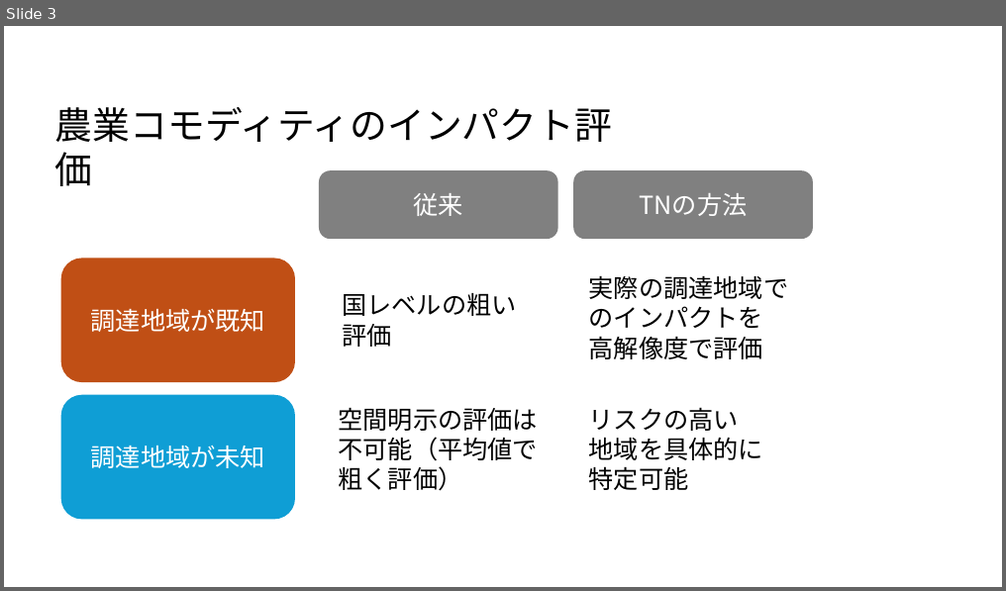
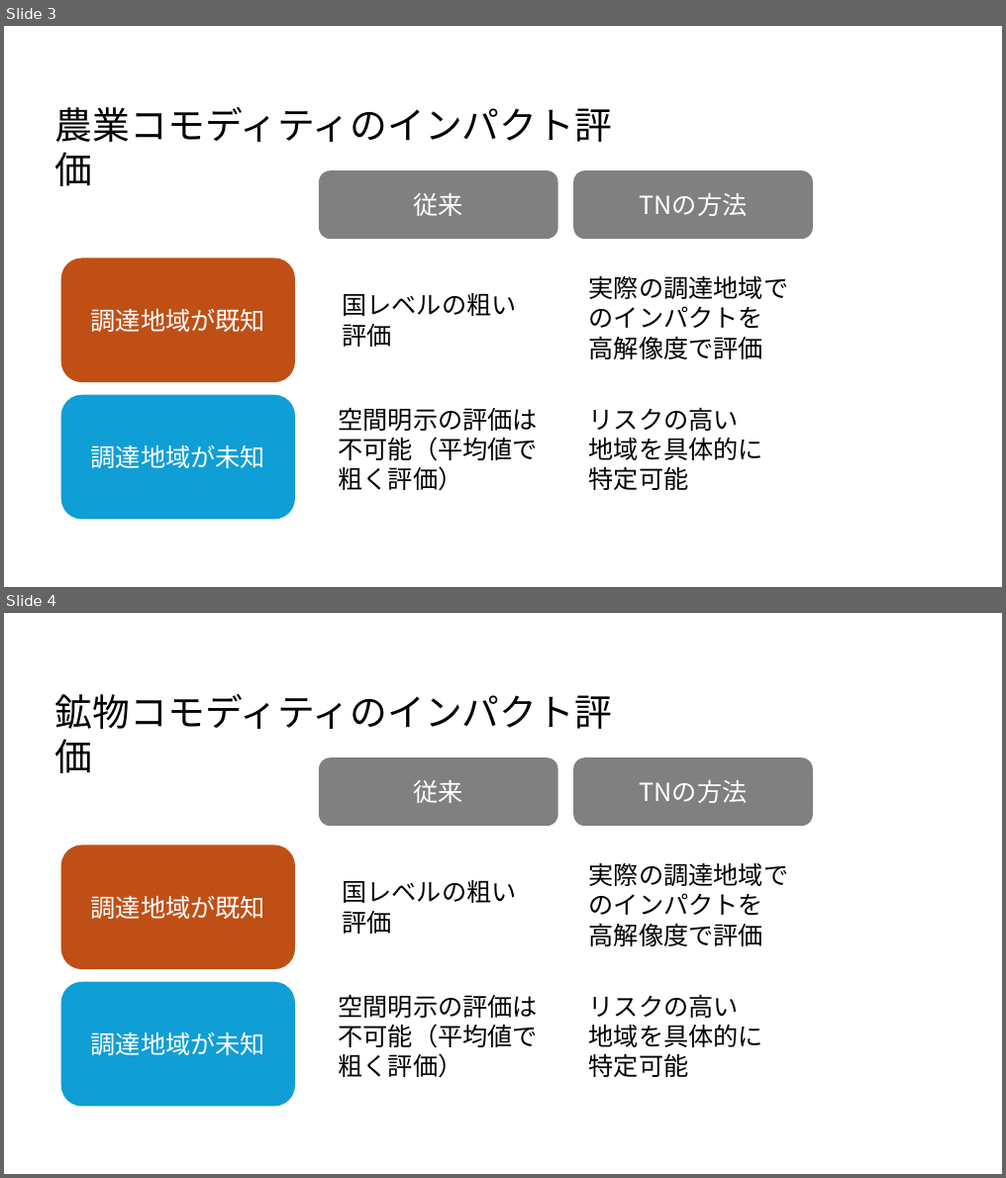
Before and after one commit to think-nature-analysis/gbnat_article_contents, a slide deck: images/03.pptx. Shown one above the other, each under a label of ours: slide 3 before the commit, slides 3 and 4 after it. The pictures are 1006x591 and 1006x1178 pixels, drawn with LibreOffice and Linux fonts; fonts in the diff are those of the drawing. Boxes give left, top, right and bottom in pixels: in the first picture for what was removed or moved away, otherwise in the second. Text is boxed around its words. In the diff, an @@ line names an element or a change of style, - is before the commit and + after.

```diff
--- a/images/03.pptx
+++ b/images/03.pptx
@@ slide 4 added at (4,613,1002,1174), background #FFFFFF @@
@@ text added at (55,694,612,729), 36 pt, text #000000 @@
+鉱物コモディティのインパクト評価
@@ rounded rectangle added at (319,758,558,826), fill #808080, 24 pt, text #FFFFFF @@
+従来
@@ rounded rectangle added at (573,758,813,826), fill #808080, 24 pt, text #FFFFFF @@
+TNの方法
@@ rounded rectangle added at (60,845,295,969), fill #C04F15, 24 pt, text #FFFFFF @@
+調達地域が既知
@@ text added at (589,862,789,947), 24 pt, text #000000 @@
+実際の調達地域でのインパクトを
+高解像度で評価
@@ text added at (342,880,516,934), 24 pt, text #000000 @@
+国レベルの粗い
+評価
@@ rounded rectangle added at (60,982,295,1106), fill #0F9ED5, 24 pt, text #FFFFFF @@
+調達地域が未知
@@ text added at (339,994,539,1078), 24 pt, text #000000 @@
+空間明示の評価は不可能（平均値で粗く評価）
@@ text added at (589,994,763,1077), 24 pt, text #000000 @@
+リスクの高い
+地域を具体的に
+特定可能
```
Also in this commit, not shown: 5 other files.
